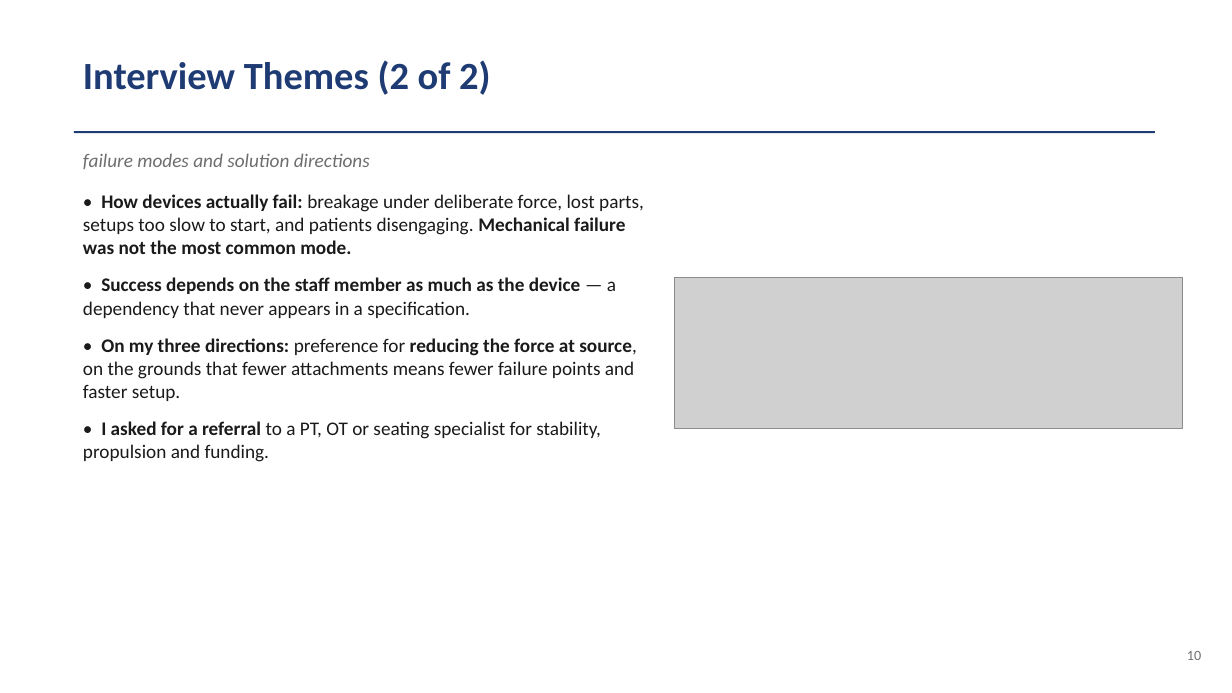
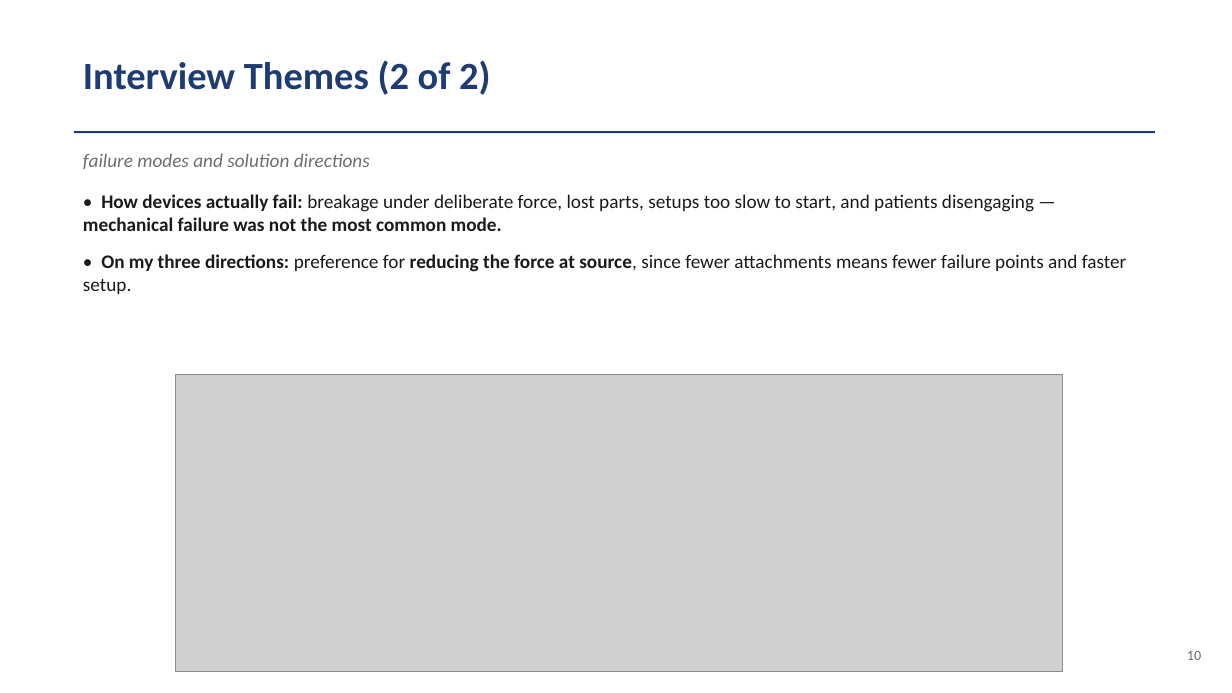
Before and after one commit to VanceVan/cccoding, a slide deck: slide 10 of module-10/Module_10_Rehab_Center_Experience.pptx. Drawn at 1232x693 pixels with LibreOffice and Linux fonts; fonts in the diff are those of the drawing; grey boxes stand for pictures. Boxes give left, top, right and bottom in pixels: in the first picture for what was removed or moved away, otherwise in the second. Text is boxed around its words. In the diff, an @@ line names an element or a change of style, - is before the commit and + after.

```diff
--- a/module-10/Module_10_Rehab_Center_Experience.pptx
+++ b/module-10/Module_10_Rehab_Center_Experience.pptx
@@ text at bbox=[83, 194, 1126, 294]: text changed @@
-• How devices actually fail: breakage under deliberate force, lost parts, setups too slow to start, and patients disengaging. Mechanical failure was not the most common mode.
-• Success depends on the staff member as much as the device — a dependency that never appears in a specification.
-• On my three directions: preference for reducing the force at source, on the grounds that fewer attachments means fewer failure points and faster setup.
-• I asked for a referral to a PT, OT or seating specialist for stability, propulsion and funding.
+• How devices actually fail: breakage under deliberate force, lost parts, setups too slow to start, and patients disengaging — mechanical failure was not the most common mode.
+• On my three directions: preference for reducing the force at source, since fewer attachments means fewer failure points and faster setup.
@@ picture removed at bbox=[675, 277, 1183, 429] @@
@@ picture added at bbox=[176, 374, 1063, 672] @@
```
Also in this commit, not shown: 2 other slides changed, 5 other files.
